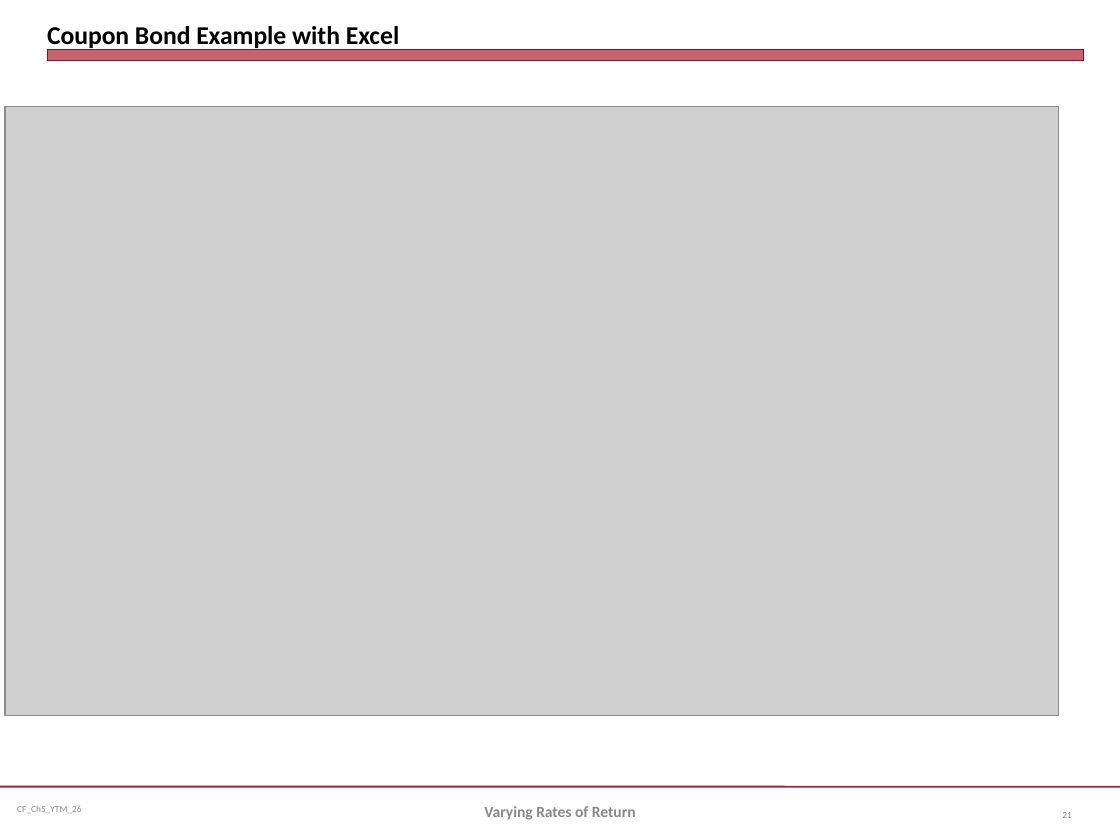
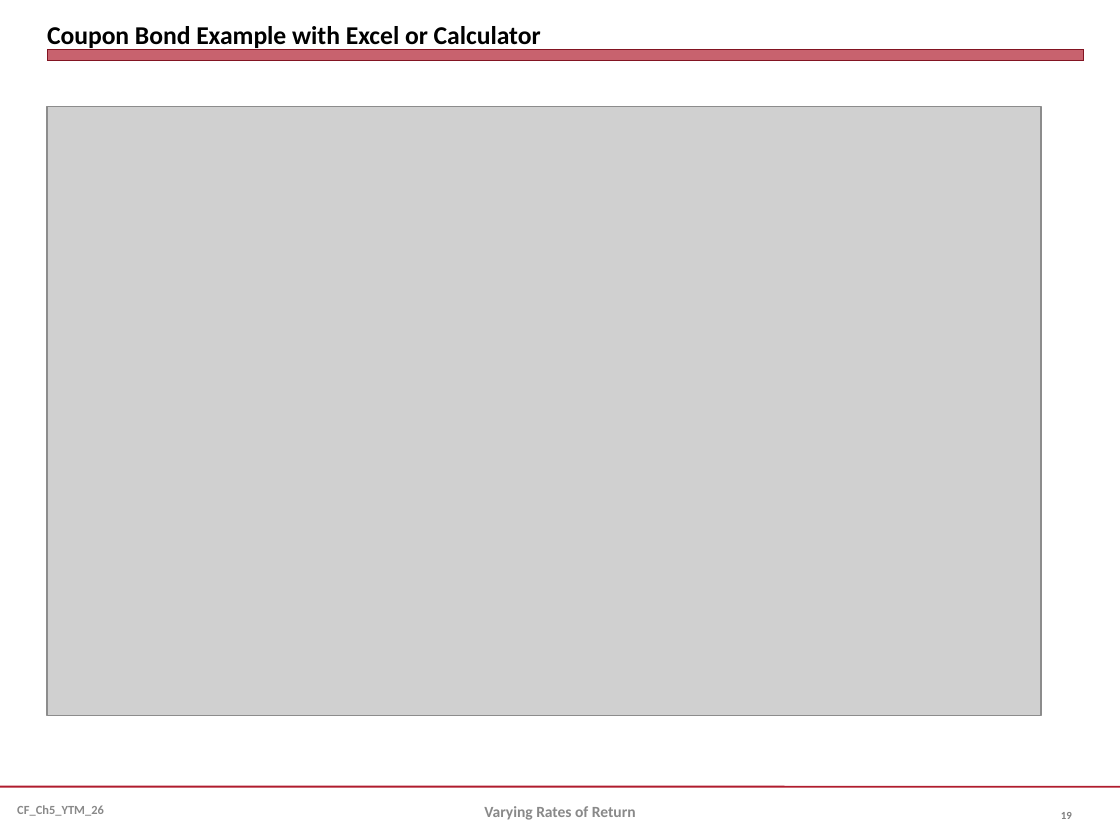
Before and after one commit to jmc877/Corporate-Finance, a slide deck: slide 19 of slides/CF_Ch5_YTM_26.pptx (slide 21 before the commit). Drawn at 1120x840 pixels with LibreOffice and Linux fonts; fonts in the diff are those of the drawing; grey boxes stand for pictures. Boxes give left, top, right and bottom in pixels: in the first picture for what was removed or moved away, otherwise in the second. Text is boxed around its words. In the diff, an @@ line names an element or a change of style, - is before the commit and + after.

```diff
--- a/slides/CF_Ch5_YTM_26.pptx
+++ b/slides/CF_Ch5_YTM_26.pptx
@@ title at bbox=[47, 26, 541, 50]: text changed @@
-Coupon Bond Example with Excel
+Coupon Bond Example with Excel or Calculator
@@ picture: place and size @@
-picture at bbox=[6, 106, 1060, 716]
+picture at bbox=[47, 106, 1042, 716]
@@ text "CF_Ch5_YTM_26" at bbox=[17, 805, 104, 816]: size 6 to 8 pt, bold on @@
@@ page number at bbox=[1061, 812, 1072, 819]: text changed; size 6 to 7 pt; bold on @@
-21
+19
```
Also in this commit, not shown: 40 other slides changed, 2 slides added, 4 slides removed, 4 other files.
